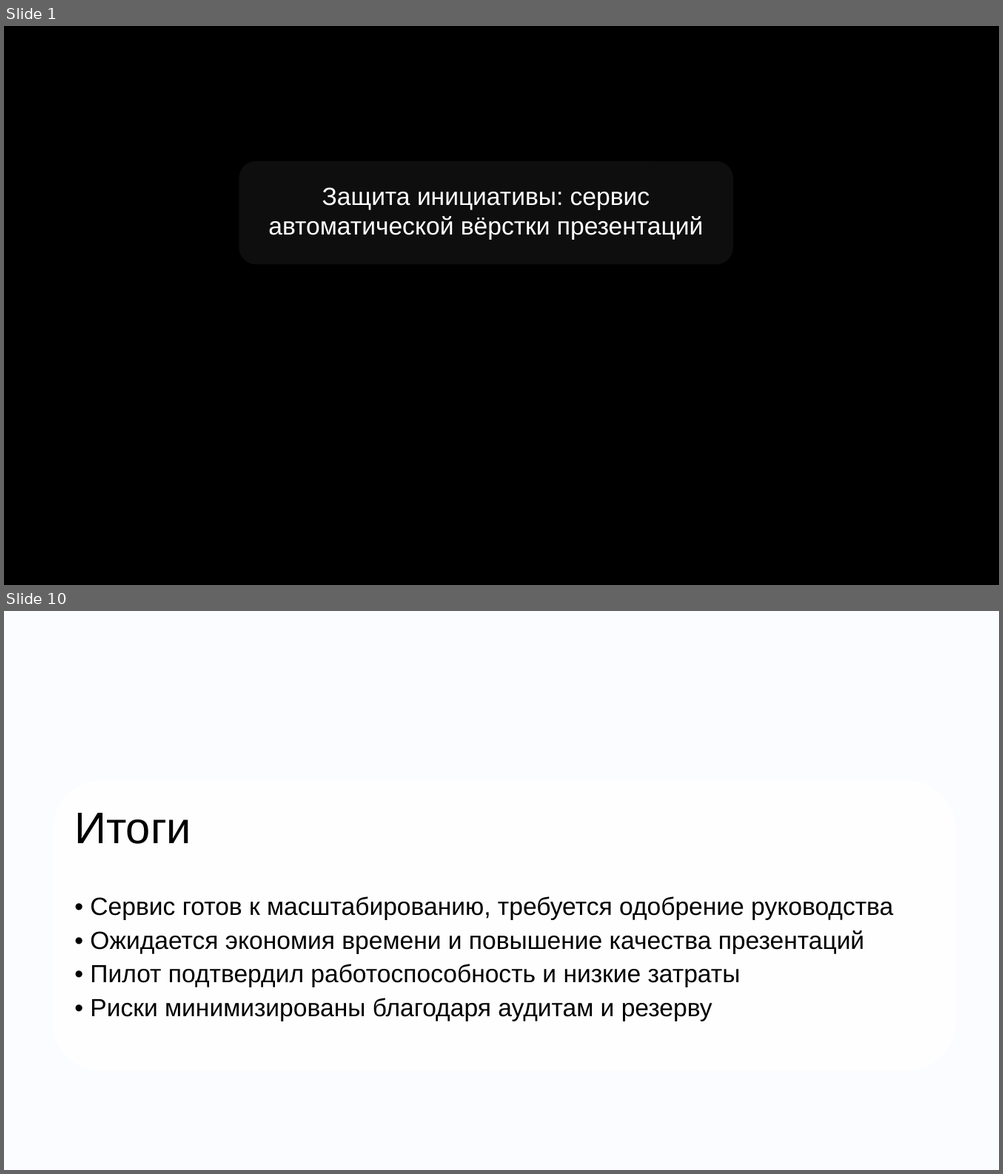
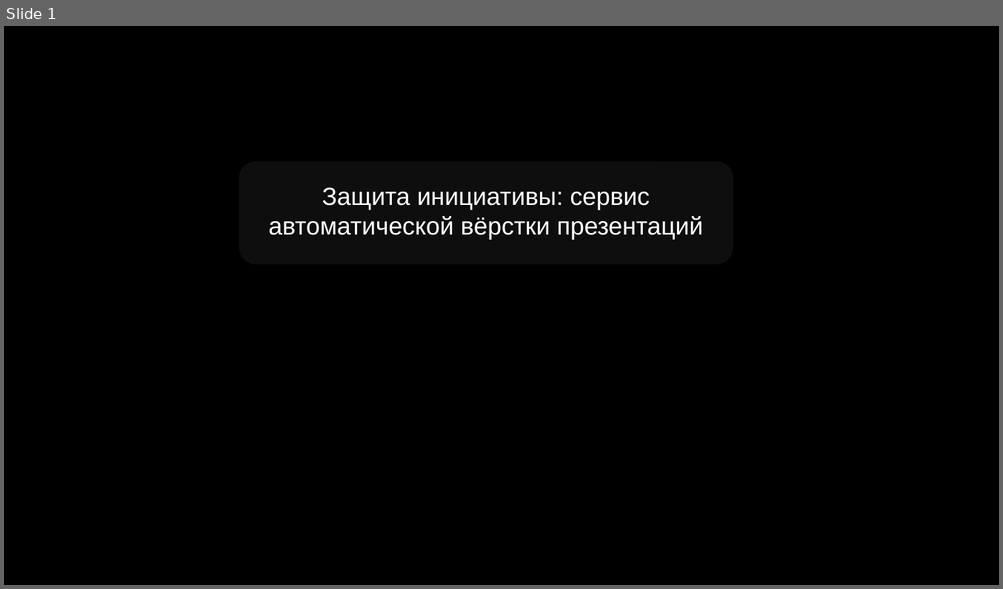
Before and after one commit to DiFoxenGit/-VKTechHackathon, a slide deck: samples/VK_Tech_шаблон__classic.pptx. Shown one above the other, each under a label of ours: slides 1 and 10 before the commit, slide 1 after it; the slides between them are not shown. The pictures are 1003x1174 and 1003x589 pixels, drawn with LibreOffice and Linux fonts; fonts in the diff are those of the drawing; background and template pictures are left out. Boxes give left, top, right and bottom in pixels: in the first picture for what was removed or moved away, otherwise in the second. Text is boxed around its words. In the diff, an @@ line names an element or a change of style, - is before the commit and + after.

```diff
--- a/samples/VK_Tech_шаблон__classic.pptx
+++ b/samples/VK_Tech_шаблон__classic.pptx
@@ slide 10 removed at [4, 611, 999, 1170], background picture (left out) @@
@@ rounded rectangle removed at [53, 780, 956, 1071] @@
@@ text removed at [74, 813, 191, 844] @@
-Итоги
@@ text removed at [90, 897, 893, 1021] @@
-• Сервис готов к масштабированию, требуется одобрение руководства
-• Ожидается экономия времени и повышение качества презентаций
-• Пилот подтвердил работоспособность и низкие затраты
-• Риски минимизированы благодаря аудитам и резерву
```
Also in this commit, not shown: 4 slides changed, 5 slides added, 4 other slides removed, 19 other files.
